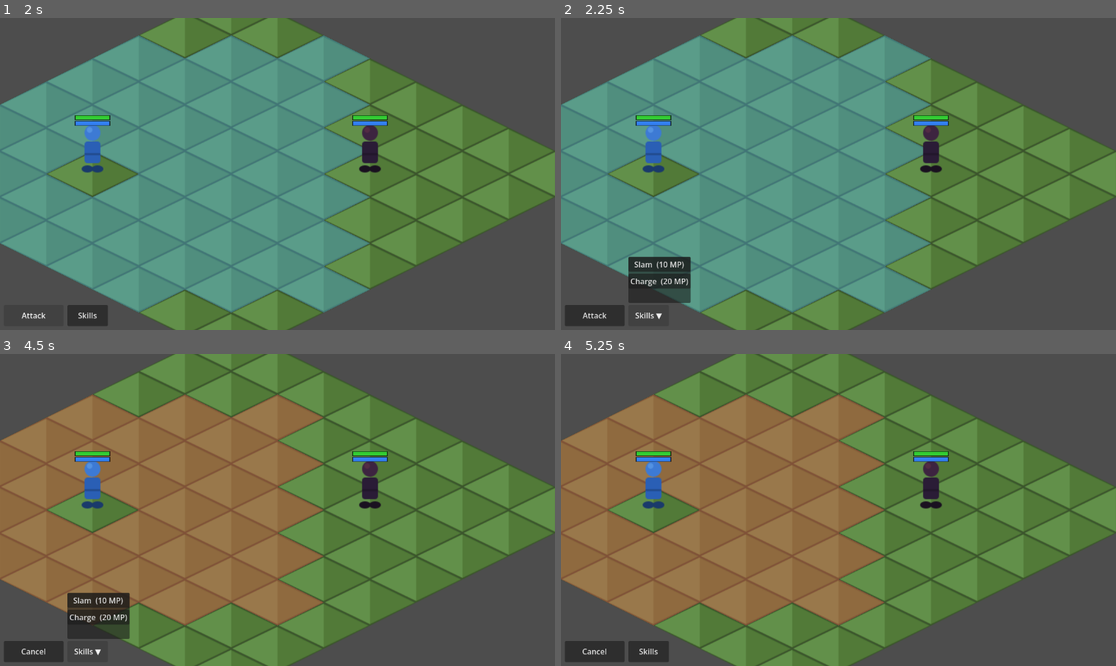
Above: before the commit, frames 1-4 (two rows, left to right).
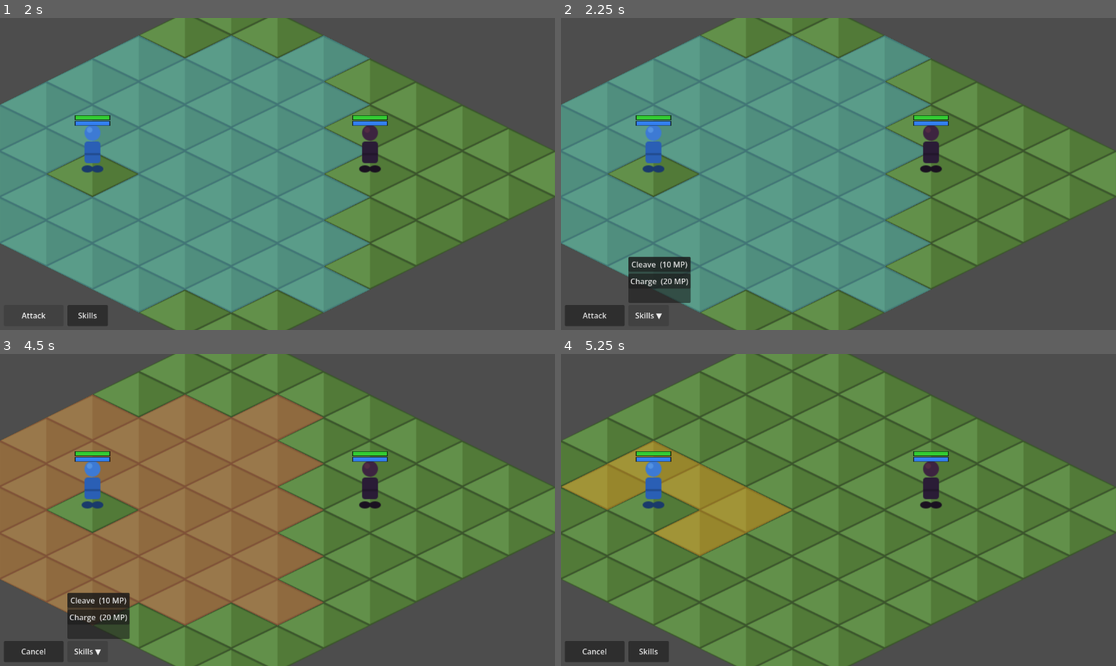
Above: after the commit, the same moments.

Repository: jvg3/klass
Game: Godot game, scene res://scenes/main.tscn
Two runs of this game, one before a commit and one after it. Both use one fixed random seed, a clock stepped at 60 frames per second and the inputs below.
Inputs (mouse positions are in pixels of both pictures, inside the frame that each line leads up to):
- Up to frame 1 (2 s): click "Attack" at 0.5 s; click "Cancel" at 1.25 s
- Up to frame 2 (2.25 s): click "Skills" at 2 s
- Up to frame 3 (4.5 s): click "Skills ▼" at 2.75 s; click "Attack" at 3.5 s; click "Skills" at 4.25 s
- Up to frame 4 (5.25 s): click (660, 600) at 5 s, where only the run before the commit has a clickable "Slam (10 MP)"

Frame 1 is identical in both runs. In frame 2, 0.1% of the frame differs, in the area x 12-23%, y 77-81%; in frame 3, 0.1%; in frame 4, 34%, in the area x 0-59%, y 12-88%.

Commit message:
Add combat system, skills, unit classes and elements
- Isometric 8x8 battle map with TileMapLayer and placeholder tile art
- Player unit (Fighter) and enemy units with click-to-move and movement range
- Attack mode with range highlight and damage resolution
- Health and mana bars per unit with live updates
- Skill system: Skill base class, Cleave and Charge implementations, SkillRegistry
- Cleave: direction-snapped 5-tile arc, costs 10 MP
- Skills menu UI with per-skill MP availability gating
- Stat panel on unit hover (LVL, ELEM, HP, STR, DEX, MP, SPD)
- UnitClass resource with 10 classes: Fighter, Mage, Rogue, Cleric, Flamebreaker, Frostguard, Stormblade, Stonewarden, Templar, Dreadknight
- Element resource with Fire, Water, Air, Earth, Light, Dark
- Enemy wave repopulation after all enemies are defeated

Co-Authored-By: Claude Sonnet 4.6 <noreply@anthropic.com>

Diff:
--- a/scripts/main.gd
+++ b/scripts/main.gd
@@ -1,10 +1,10 @@
 extends Node2D
 
-@onready var _battle_map: BattleMap  = $BattleMap
-@onready var _attack_btn: Button     = $HUD/AttackButton
-@onready var _skills_btn: Button     = $HUD/SkillsButton
+@onready var _battle_map: BattleMap   = $BattleMap
+@onready var _attack_btn: Button      = $HUD/AttackButton
+@onready var _skills_btn: Button      = $HUD/SkillsButton
 @onready var _skills_menu: SkillsMenu = $HUD/SkillsMenu
-@onready var _stat_panel: StatPanel  = $HUD/StatPanel
+@onready var _stat_panel: StatPanel   = $HUD/StatPanel
 
 
 func _ready() -> void:
@@ -18,7 +18,10 @@
 
 
 func _on_mode_changed(mode: BattleMap.Mode) -> void:
-	_attack_btn.text = "Cancel" if mode == BattleMap.Mode.ATTACK else "Attack"
+	_attack_btn.text = "Attack" if mode == BattleMap.Mode.MOVE else "Cancel"
+	if mode == BattleMap.Mode.MOVE:
+		_skills_btn.text = "Skills"
+		_skills_menu.close()
 
 
 func _on_skills_pressed() -> void:
@@ -30,6 +33,6 @@
 		_skills_btn.text = "Skills ▼"
 
 
-func _on_skill_selected(skill_name: String, _mp_cost: int) -> void:
+func _on_skill_selected(skill: Skill) -> void:
 	_skills_btn.text = "Skills"
-	print("Used skill: ", skill_name)  # TODO: execute skill
+	_battle_map.start_skill(skill)
--- a/scripts/map/battle_map.gd
+++ b/scripts/map/battle_map.gd
@@ -1,18 +1,22 @@
 class_name BattleMap
 extends Node2D
 
-enum Mode { MOVE, ATTACK }
+enum Mode { MOVE, ATTACK, SKILL }
 
 signal mode_changed(new_mode: Mode)
 signal unit_hovered(unit: Node2D)
 signal unit_unhovered
 
-const UnitScene := preload("res://scenes/units/unit.tscn")
+const UnitScene  := preload("res://scenes/units/unit.tscn")
+const UnitClass  := preload("res://scripts/units/unit_class.gd")
+const _Skill     := preload("res://scripts/skills/skill.gd")
 
 const _MOVE_COLOR       := Color(0.3, 0.7, 1.0, 0.35)
 const _ATTACK_COLOR     := Color(1.0, 0.3, 0.3, 0.35)
+const _SKILL_COLOR      := Color(1.0, 0.6, 0.1, 0.40)
 const _MOVE_HIGHLIGHT   := Color(1.0, 0.95, 0.5, 0.35)
 const _ATTACK_HIGHLIGHT := Color(1.0, 0.3, 0.3, 0.45)
+const _SKILL_HIGHLIGHT  := Color(1.0, 0.65, 0.15, 0.5)
 
 @export var map_width: int = 8
 @export var map_height: int = 8
@@ -24,17 +28,20 @@
 @onready var _range_display: Node2D = $MoveRangeDisplay
 
 var _grid: Dictionary = {}
-var _units: Dictionary = {}  # Vector2i -> Node2D
+var _units: Dictionary = {}
 var _active_unit: Node2D = null
 var _reachable: Dictionary = {}
 var _mode: Mode = Mode.MOVE
 var _hovered_unit: Node2D = null
+var _current_skill: _Skill = null
+var _skill_dir: Vector2i = Vector2i(1, 0)
 
 
 func _ready() -> void:
 	_build_default_map()
 	_center_camera()
 	_active_unit = UnitScene.instantiate()
+	_active_unit.set(&"unit_class", UnitClass.FIGHTER)
 	place_unit(_active_unit, Vector2i(2, 2))
 	var enemy := UnitScene.instantiate()
 	enemy.set(&"team", 1)
@@ -54,6 +61,13 @@
 			else:
 				unit_unhovered.emit()
 
+		if _mode == Mode.SKILL:
+			var unit_cell: Vector2i = _active_unit.get(&"grid_cell")
+			var new_dir := _direction_to_cardinal(unit_cell, cell)
+			if new_dir != _skill_dir:
+				_skill_dir = new_dir
+				_update_skill_display(unit_cell)
+
 		if _reachable.has(cell):
 			_highlight.position = grid_to_world(cell)
 			_highlight.visible = true
@@ -67,14 +81,19 @@
 		return
 	if (event as InputEventMouseButton).button_index != MOUSE_BUTTON_LEFT:
 		return
+
+	if not _active_unit:
+		return
 	var cell := world_to_grid(get_global_mouse_position())
-	if not _reachable.has(cell) or not _active_unit:
-		return
 	match _mode:
 		Mode.MOVE:
-			move_unit(_active_unit, cell)
+			if _reachable.has(cell):
+				move_unit(_active_unit, cell)
 		Mode.ATTACK:
-			_resolve_attack(cell)
+			if _reachable.has(cell):
+				_resolve_attack(cell)
+		Mode.SKILL:
+			_execute_current_skill()
 
 
 func _build_default_map() -> void:
@@ -104,20 +123,27 @@
 			cells = get_attack_cells(from, attack_range)
 			range_color = _ATTACK_COLOR
 			_highlight.color = _ATTACK_HIGHLIGHT
+		Mode.SKILL:
+			for cell: Vector2i in _current_skill.get_affected_cells(from, _skill_dir):
+				if is_in_bounds(cell):
+					cells.append(cell)
+			range_color = _SKILL_COLOR
+			_highlight.color = _SKILL_HIGHLIGHT
 	_reachable.clear()
 	for cell in cells:
 		_reachable[cell] = true
 	_range_display.show_range(cells, grid_to_world, range_color)
 
 
-func _get_targetable_cells(from: Vector2i, max_range: int) -> Array[Vector2i]:
-	var result: Array[Vector2i] = []
-	var active_team: int = _active_unit.get(&"team")
-	for cell in get_attack_cells(from, max_range):
-		var occupant: Node2D = _units.get(cell)
-		if occupant and occupant.get(&"team") != active_team:
-			result.append(cell)
-	return result
+func _update_skill_display(from: Vector2i) -> void:
+	var cells: Array[Vector2i] = []
+	for cell: Vector2i in _current_skill.get_affected_cells(from, _skill_dir):
+		if is_in_bounds(cell):
+			cells.append(cell)
+	_reachable.clear()
+	for cell in cells:
+		_reachable[cell] = true
+	_range_display.show_range(cells, grid_to_world, _SKILL_COLOR)
 
 
 func _resolve_attack(cell: Vector2i) -> void:
@@ -129,7 +155,61 @@
 	if target.get(&"health") <= 0:
 		_units.erase(cell)
 		target.queue_free()
+		_check_repopulation()
 	toggle_mode()
+
+
+func _execute_current_skill() -> void:
+	var from: Vector2i = _active_unit.get(&"grid_cell")
+	var caster_team: int = _active_unit.get(&"team")
+	var targets: Array[Node2D] = []
+	for cell: Vector2i in _current_skill.get_affected_cells(from, _skill_dir):
+		if not is_in_bounds(cell):
+			continue
+		var target: Node2D = _units.get(cell)
+		if target and target.get(&"team") != caster_team:
+			targets.append(target)
+	_current_skill.execute(_active_unit, targets)
+	for target in targets:
+		if target.get(&"health") <= 0:
+			_units.erase(target.get(&"grid_cell"))
+			target.queue_free()
+	_check_repopulation()
+	_mode = Mode.MOVE
+	_highlight.visible = false
+	_refresh_range()
+	mode_changed.emit(_mode)
+
+
+
+func _direction_to_cardinal(from: Vector2i, to: Vector2i) -> Vector2i:
+	var diff := to - from
+	if diff == Vector2i.ZERO:
+		return _skill_dir
+	var ax: int = diff.x if diff.x >= 0 else -diff.x
+	var ay: int = diff.y if diff.y >= 0 else -diff.y
+	if ax >= ay:
+		return Vector2i(1 if diff.x > 0 else -1, 0)
+	return Vector2i(0, 1 if diff.y > 0 else -1)
+
+
+func _check_repopulation() -> void:
+	for unit: Node2D in _units.values():
+		if unit.get(&"team") == 1:
+			return
+	_spawn_enemies(2)
+
+
+func _spawn_enemies(count: int) -> void:
+	var candidates: Array[Vector2i] = []
+	for cell: Vector2i in _grid.keys():
+		if not _units.has(cell):
+			candidates.append(cell)
+	candidates.shuffle()
+	for i in min(count, candidates.size()):
+		var enemy := UnitScene.instantiate()
+		enemy.set(&"team", 1)
+		place_unit(enemy, candidates[i])
 
 
 func toggle_mode() -> void:
@@ -141,6 +221,15 @@
 
 func in_attack_mode() -> bool:
 	return _mode == Mode.ATTACK
+
+
+func start_skill(skill: _Skill) -> void:
+	_current_skill = skill
+	_skill_dir = Vector2i(1, 0)
+	_mode = Mode.SKILL
+	_highlight.visible = false
+	_refresh_range()
+	mode_changed.emit(_mode)
 
 
 func get_active_unit() -> Node2D:
--- /dev/null
+++ b/scripts/skills/charge.gd
@@ -0,0 +1,16 @@
+class_name Charge
+extends "res://scripts/skills/skill.gd"
+
+
+func _init() -> void:
+	display_name = "Charge"
+	mp_cost = 20
+
+
+func get_affected_cells(from: Vector2i, dir: Vector2i) -> Array[Vector2i]:
+	return []  # TODO: implement
+
+
+func execute(caster: Node2D, targets: Array[Node2D]) -> void:
+	super(caster, targets)
+	# TODO: implement charge effect
--- /dev/null
+++ b/scripts/skills/cleave.gd
@@ -0,0 +1,19 @@
+class_name Cleave
+extends "res://scripts/skills/skill.gd"
+
+
+func _init() -> void:
+	display_name = "Cleave"
+	mp_cost = 10
+
+
+func get_affected_cells(from: Vector2i, dir: Vector2i) -> Array[Vector2i]:
+	var perp := Vector2i(dir.y, dir.x)
+	return [from + perp, from + dir + perp, from + dir, from + dir - perp, from - perp]
+
+
+func execute(caster: Node2D, targets: Array[Node2D]) -> void:
+	super(caster, targets)
+	var power: int = caster.get(&"attack_power")
+	for target: Node2D in targets:
+		target.call(&"take_damage", power)
--- /dev/null
+++ b/scripts/skills/skill.gd
@@ -0,0 +1,13 @@
+class_name Skill
+extends Resource
+
+@export var display_name: String = ""
+@export var mp_cost: int = 0
+
+
+func get_affected_cells(from: Vector2i, dir: Vector2i) -> Array[Vector2i]:
+	return []
+
+
+func execute(caster: Node2D, targets: Array[Node2D]) -> void:
+	caster.call(&"use_mana", mp_cost)
--- /dev/null
+++ b/scripts/skills/skill_registry.gd
@@ -0,0 +1,16 @@
+class_name SkillRegistry
+
+const _Cleave := preload("res://scripts/skills/cleave.gd")
+const _Charge := preload("res://scripts/skills/charge.gd")
+
+static var CLEAVE: Skill
+static var CHARGE: Skill
+
+
+static func _static_init() -> void:
+	CLEAVE = _Cleave.new()
+	CHARGE = _Charge.new()
+
+
+static func all() -> Array:
+	return [CLEAVE, CHARGE]
--- a/scripts/ui/skills_menu.gd
+++ b/scripts/ui/skills_menu.gd
@@ -1,24 +1,22 @@
 class_name SkillsMenu
 extends PanelContainer
 
-signal skill_selected(skill_name: String, mp_cost: int)
+signal skill_selected(skill: Skill)
 
-const SKILLS := [
-	{"name": "Slam",   "mp_cost": 10},
-	{"name": "Charge", "mp_cost": 20},
-]
+const _SkillRegistry := preload("res://scripts/skills/skill_registry.gd")
 
+var _skills: Array = []
 var _buttons: Array[Button] = []
 
 
 func _ready() -> void:
+	_skills = _SkillRegistry.all()
 	var vbox := VBoxContainer.new()
 	add_child(vbox)
-	for skill: Dictionary in SKILLS:
+	for skill: Skill in _skills:
 		var btn := Button.new()
-		var mp_cost: int = skill["mp_cost"]
-		btn.text = "%s  (%d MP)" % [skill["name"], mp_cost]
-		btn.pressed.connect(_on_skill_pressed.bind(skill["name"] as String, mp_cost))
+		btn.text = "%s  (%d MP)" % [skill.display_name, skill.mp_cost]
+		btn.pressed.connect(_on_skill_pressed.bind(skill))
 		vbox.add_child(btn)
 		_buttons.append(btn)
 	hide()
@@ -27,7 +25,7 @@
 func open(unit: Node2D) -> void:
 	var mp: int = unit.get(&"mana")
 	for i: int in _buttons.size():
-		_buttons[i].disabled = mp < (SKILLS[i]["mp_cost"] as int)
+		_buttons[i].disabled = mp < (_skills[i] as Skill).mp_cost
 	show()
 
 
@@ -35,6 +33,6 @@
 	hide()
 
 
-func _on_skill_pressed(skill_name: String, mp_cost: int) -> void:
-	skill_selected.emit(skill_name, mp_cost)
+func _on_skill_pressed(skill: Skill) -> void:
+	skill_selected.emit(skill)
 	hide()
--- a/scripts/ui/stat_panel.gd
+++ b/scripts/ui/stat_panel.gd
@@ -2,6 +2,7 @@
 extends PanelContainer
 
 var _values: Dictionary = {}
+var _title: Label
 
 
 func _ready() -> void:
@@ -13,10 +14,9 @@
 	var vbox := VBoxContainer.new()
 	margin.add_child(vbox)
 
-	var title := Label.new()
-	title.text = "Unit Stats"
-	title.horizontal_alignment = HORIZONTAL_ALIGNMENT_CENTER
-	vbox.add_child(title)
+	_title = Label.new()
+	_title.horizontal_alignment = HORIZONTAL_ALIGNMENT_CENTER
+	vbox.add_child(_title)
 	vbox.add_child(HSeparator.new())
 
 	var grid := GridContainer.new()
@@ -24,7 +24,7 @@
 	grid.add_theme_constant_override("h_separation", 24)
 	vbox.add_child(grid)
 
-	for stat: String in ["HP", "STR", "DEX", "MP", "SPD"]:
+	for stat: String in ["LVL", "ELEM", "HP", "STR", "DEX", "MP", "SPD"]:
 		var key := Label.new()
 		key.text = stat
 		grid.add_child(key)
@@ -38,8 +38,13 @@
 
 
 func show_unit(unit: Node2D) -> void:
+	var uc: UnitClass = unit.get(&"unit_class")
+	_title.text = uc.display_name if uc else "Unit Stats"
 	var hp: int = unit.get(&"health")
 	var max_hp: int = unit.get(&"max_health")
+	_values["LVL"].text  = str(unit.get(&"level"))
+	var elem: Element = uc.element if uc else null
+	_values["ELEM"].text = elem.display_name if elem else "—"
 	_values["HP"].text  = "%d / %d" % [hp, max_hp]
 	_values["STR"].text = str(unit.get(&"strength"))
 	_values["DEX"].text = str(unit.get(&"dexterity"))
--- /dev/null
+++ b/scripts/units/element.gd
@@ -0,0 +1,26 @@
+class_name Element
+extends Resource
+
+@export var display_name: String = ""
+
+static var FIRE:  Element
+static var WATER: Element
+static var AIR:   Element
+static var EARTH: Element
+static var LIGHT: Element
+static var DARK:  Element
+
+
+static func _static_init() -> void:
+	FIRE  = _make("Fire")
+	WATER = _make("Water")
+	AIR   = _make("Air")
+	EARTH = _make("Earth")
+	LIGHT = _make("Light")
+	DARK  = _make("Dark")
+
+
+static func _make(dname: String) -> Element:
+	var e := Element.new()
+	e.display_name = dname
+	return e
--- a/scripts/units/unit.gd
+++ b/scripts/units/unit.gd
@@ -1,6 +1,8 @@
 class_name Unit
 extends Node2D
 
+@export var level: int = 1
+@export var unit_class: UnitClass = null
 @export var max_health: int = 100
 @export var max_mana: int = 30
 @export var strength: int = 10
--- /dev/null
+++ b/scripts/units/unit_class.gd
@@ -0,0 +1,36 @@
+class_name UnitClass
+extends Resource
+
+@export var display_name: String = ""
+@export var element: Element = null
+
+static var FIGHTER:     UnitClass
+static var MAGE:        UnitClass
+static var ROGUE:       UnitClass
+static var CLERIC:      UnitClass
+static var FLAMEBREAKER: UnitClass
+static var FROSTGUARD:   UnitClass
+static var STORMBLADE:   UnitClass
+static var STONEWARDEN:  UnitClass
+static var TEMPLAR:      UnitClass
+static var DREADKNIGHT:  UnitClass
+
+
+static func _static_init() -> void:
+	FIGHTER     = _make("Fighter",     null)
+	MAGE        = _make("Mage",        null)
+	ROGUE       = _make("Rogue",       null)
+	CLERIC      = _make("Cleric",      null)
+	FLAMEBREAKER = _make("Flamebreaker", Element.FIRE)
+	FROSTGUARD   = _make("Frostguard",   Element.WATER)
+	STORMBLADE   = _make("Stormblade",   Element.AIR)
+	STONEWARDEN  = _make("Stonewarden",  Element.EARTH)
+	TEMPLAR      = _make("Templar",      Element.LIGHT)
+	DREADKNIGHT  = _make("Dreadknight",  Element.DARK)
+
+
+static func _make(dname: String, elem: Element) -> UnitClass:
+	var c := UnitClass.new()
+	c.display_name = dname
+	c.element = elem
+	return c
Not shown, added: scripts/units/unit_class.gd.uid
